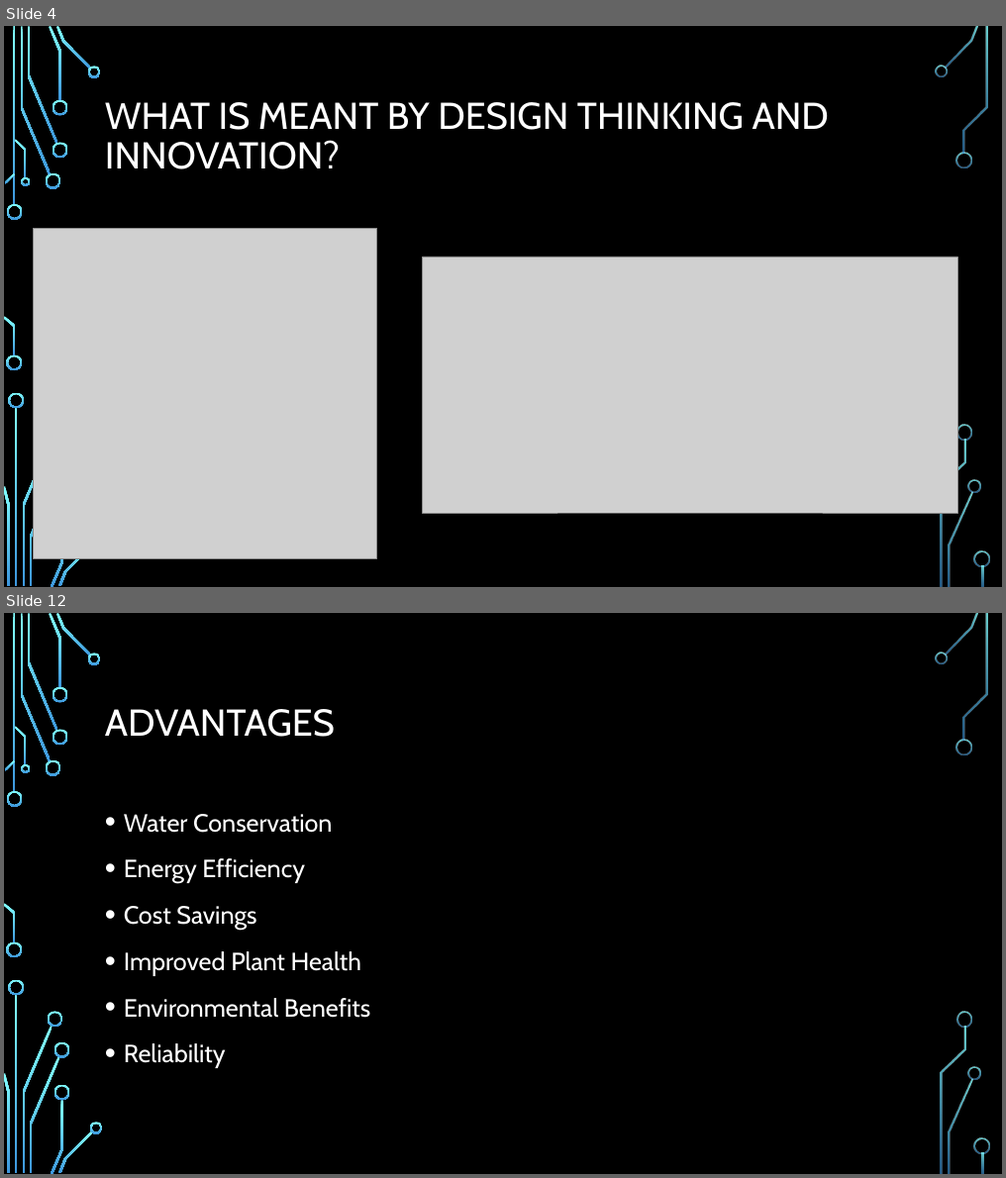
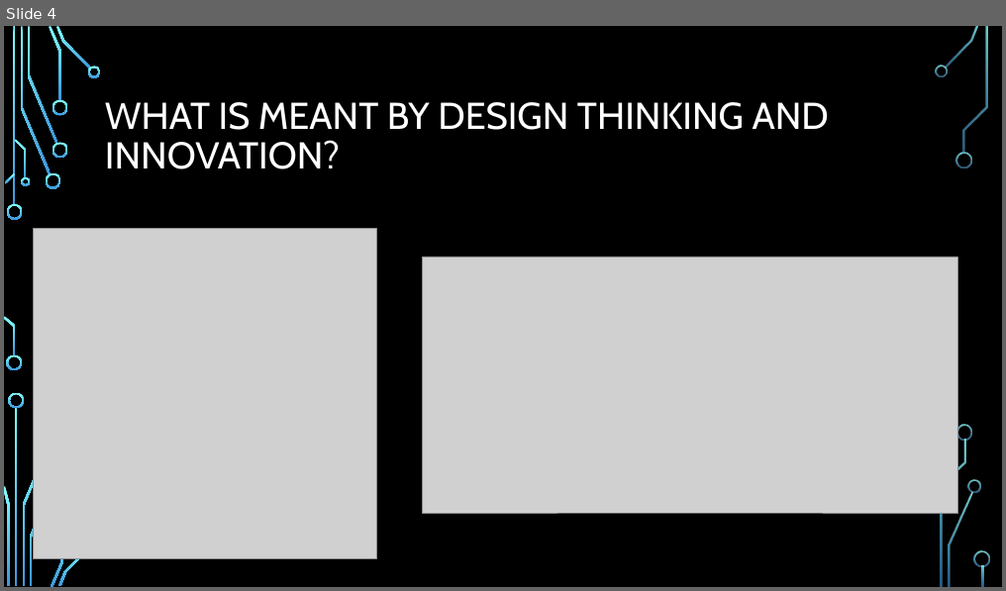
Before and after one commit to hemanthkumar29/design-think-website, a slide deck: public/team_presentations/team_7_presentation.pptx. Shown one above the other, each under a label of ours: slides 4 and 12 before the commit, slide 4 after it; the slides between them are not shown. The pictures are 1006x1178 and 1006x591 pixels, drawn with LibreOffice and Linux fonts; fonts in the diff are those of the drawing; grey boxes stand for pictures; background and template pictures are left out. Boxes give left, top, right and bottom in pixels: in the first picture for what was removed or moved away, otherwise in the second. Text is boxed around its words. In the diff, an @@ line names an element or a change of style, - is before the commit and + after.

```diff
--- a/public/team_presentations/team_7_presentation.pptx
+++ b/public/team_presentations/team_7_presentation.pptx
@@ slide 12 removed at <box>4,613,1002,1174</box>, background picture (left out); not listed: 32 template elements that a slide beside it also shows @@
@@ title removed at <box>105,709,335,737</box> @@
-ADVANTAGES
@@ text removed at <box>124,814,371,1068</box> @@
-• Water Conservation
-• Energy Efficiency
-• Cost Savings
-• Improved Plant Health
-• Environmental Benefits
-• Reliability
@@ group removed at <box>48,1011,103,1134</box>: 4 freeform shapes @@
```
Also in this commit, not shown: 6 slides changed, 9 slides added, 5 other slides removed, 1 other file.
